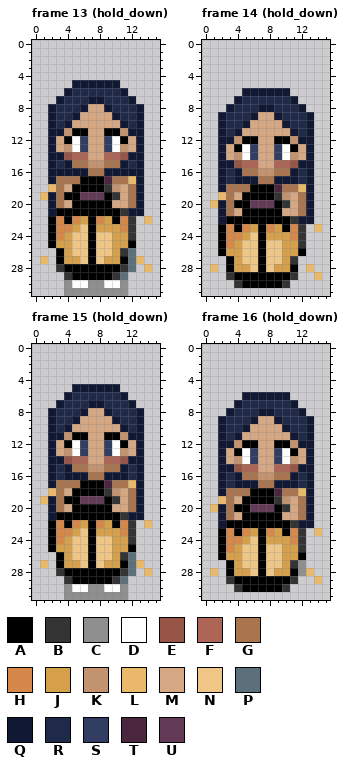
A pixel-art file gets an edit: art/player_demo.aseprite. The first picture shows the starting point.
16x32 pixels, 24 frames. Shown: frame 13 (hold_down), frame 14 (hold_down), frame 15 (hold_down), frame 16 (hold_down). The commit also changed other frames, which this record leaves out.
Visible layers, top first: "Layer 1", "body".
Palette (. is transparent): A #000000  B #343434  C #8f8f8f  D #ffffff  E #975547  F #ad6556  G #aa754e  H #d6884b  J #d6a04b  K #c3936f  L #e9b86a  M #d6a783  N #efc685  P #5c707b  Q #101834  R #1f294a  S #313d63  T #4a273f  U #633b56
Pixels before, frame 13 (hold_down), first column x 1:
 5 ....QQQQQQ....
 6 ...QRRRRRRQ...
 7 ..QRRRQQRRRQ..
 8 .QRRRQMMQRRRQ.
 9 .QRRQMMMMQRRQ.
10 .QRQMMMMMMQRQ.
11 .QQKAAMMAAKQQ.
12 .QMADSMMSDAMQ.
13 .QMKDSMMSDKMQ.
14 .QQEFFMMFFEQQ.
15 .QRQGGKKGGQRQ.
16 .QQQQQGGQQQQQ.
17 .QGGGAAATGGLQ.
18 .LGMAAAABKMGQ.
19 LQGAAUUUABMGQ.
20 .QGMAAAAAMMGQ.
21 .QAAAAAAAABQQ.
22 .AHAHJAHJAHB.L
23 .AHHJNAJJJHB..
24 .AHJNNANNJJB..
25 .AJJNNANNJJA..
26 ..AJNNANNJBP..
27 L.AJJNANJJAPL.
28 ..BAAAAAAABP.L
29 ...BAAAAABP...
30 ...CDDCCDDC...
31 ...CCCCCCCC...
Pixels before, frame 14 (hold_down), first column x 1:
 6 ....QQQQQQ....
 7 ...QRRRRRRQ...
 8 ..QRRRQQRRRQ..
 9 .QRRRQMMQRRRQ.
10 .QRRQMMMMQRRQ.
11 .QRQMMMMMMQRQ.
12 .QQKAAMMAAKQQ.
13 .QMADSMMSDAMQ.
14 .QMKDSMMSDKMQ.
15 .QQEFFMMFFEQQ.
16 .QRQGGKKGGQRQ.
17 .QRQQQGGQQQRQ.
18 .QGGGAAATGGLQ.
19 .LGMAAAABKMGQ.
20 LQGAAUUUABMGQ.
21 .QGMAAAAAMMGQ.
22 .QAAAAAAAABQQ.
23 .AHAHJAHJAHB.L
24 .AHHJNAJJJHB..
25 .AHJNNANNJJB..
26 .AJJNNANNJJA..
27 ..AJNNANNJB...
28 L.AJJNANJJA.L.
29 ..BAAAAAAAB..L
30 ...BAAAAAB....
Pixels before, frame 15 (hold_down), first column x 1:
 5 ....QQQQQQ....
 6 ...QRRRRRRQ...
 7 ..QRRRQQRRRQ..
 8 .QRRRQMMQRRRQ.
 9 .QRRQMMMMQRRQ.
10 .QRQMMMMMMQRQ.
11 .QQKAAMMAAKQQ.
12 .QMADSMMSDAMQ.
13 .QMKDSMMSDKMQ.
14 .QQEFFMMFFEQQ.
15 .QRQGGKKGGQRQ.
16 .QRQQQGGQQQRQ.
17 .QGGGAAATGGLQ.
18 .LGMAAAABKMGQ.
19 LQGAAUUUABMGQ.
20 .QGMAAAAAMMGQ.
21 .QAAAAAAAABQQ.
22 .AHAHJAHJAHB.L
23 .AHHJNAJJJHB..
24 .AHJNNANNJJB..
25 .AJJNNANNJJA..
26 ..AJNNANNJBP..
27 L.AJJNANJJAPL.
28 ..BAAAAAAABP.L
29 ...BAAAAABP...
30 ...CDDCCDDC...
31 ...CCCCCCCC...
Pixels before, frame 16 (hold_down), first column x 1:
 6 ....QQQQQQ....
 7 ...QRRRRRRQ...
 8 ..QRRRQQRRRQ..
 9 .QRRRQMMQRRRQ.
10 .QRRQMMMMQRRQ.
11 .QRQMMMMMMQRQ.
12 .QQKAAMMAAKQQ.
13 .QMADSMMSDAMQ.
14 .QMKDSMMSDKMQ.
15 .QQEFFMMFFEQQ.
16 .QRQGGKKGGQRQ.
17 .QRQQQGGQQQRQ.
18 .QGGGAAATGGLQ.
19 .LGMAAAABKMGQ.
20 LQGAAUUUABMGQ.
21 .QGMAAAAAMMGQ.
22 .QAAAAAAAABQQ.
23 .AHAHJAHJAHB.L
24 .AHHJNAJJJHB..
25 .AHJNNANNJJB..
26 .AJJNNANNJJA..
27 ..AJNNANNJBC..
28 L.AJJNANJJACL.
29 ..BAAAAAAAB..L
30 ...BAAAAAB....
Once edited:
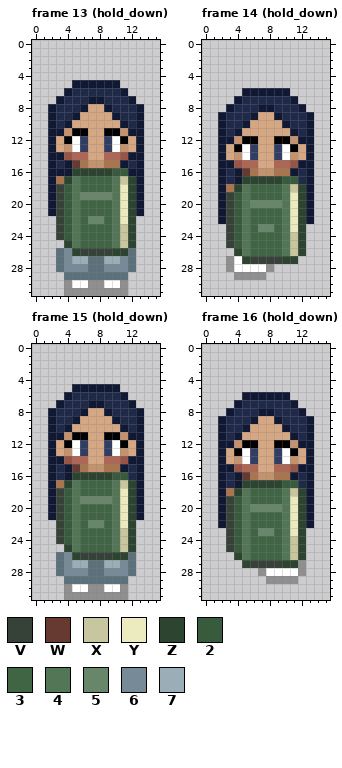
Colours new in this view: V #364238  W #663931  X #c8c69f  Y #eceabf  Z #2d4530  2 #385a3d  3 #406545  4 #527656  5 #67866a  6 #768b97  7 #9badb7
From old to new:
layer "journal" added
layer "Layer 1" removed
Changed rows in their new state; - is an unchanged pixel.
Frame 13 (hold_down):
first column x 1:
15 ----W---------
16 ----ZZZZZ22---
17 ---Z433334XZ--
18 -QV2433334YZ--
19 .-V2455554YZ--
20 --V2433334YZ--
21 --V2433334YZ--
22 -.V2435534YZ-.
23 -.V2433334XZ--
24 -.V2433334XZ--
25 -..Z433334XZ--
26 --P6ZVVVVZZ---
27 .-P677PP776-.-
28 --P666PP666--.
29 ---PPPPPPP----
Frame 14 (hold_down):
first column x 1:
16 ----W---------
17 ----ZZZZZ22---
18 ---Z433334XZ--
19 -QV2433334YZ--
20 .-V2455554YZ--
21 --V2433334YZ--
22 --V2433334YZ--
23 -.V2435534YZ-.
24 -.V2433334XZ--
25 -.V2433334XZ--
26 -..Z433334XZ--
27 --CDZVVVVZZ---
28 .-CDDDDC...-.-
29 --.CCCC....--.
30 ---.......----
Frame 15 (hold_down): the same change as frame 13 (hold_down)
Frame 16 (hold_down):
first column x 1:
16 ----W---------
17 ----ZZZZZ22---
18 ---Z433334XZ--
19 -QV2433334YZ--
20 .-V2455554YZ--
21 --V2433334YZ--
22 --V2433334YZ--
23 -.V2435534YZ-.
24 -.V2433334XZ--
25 -.V2433334XZ--
26 -..Z433334XZ--
27 --..ZVVVVZZ---
28 .-....CDDDD-.-
29 --.....CCCC--.
30 ---.......----
